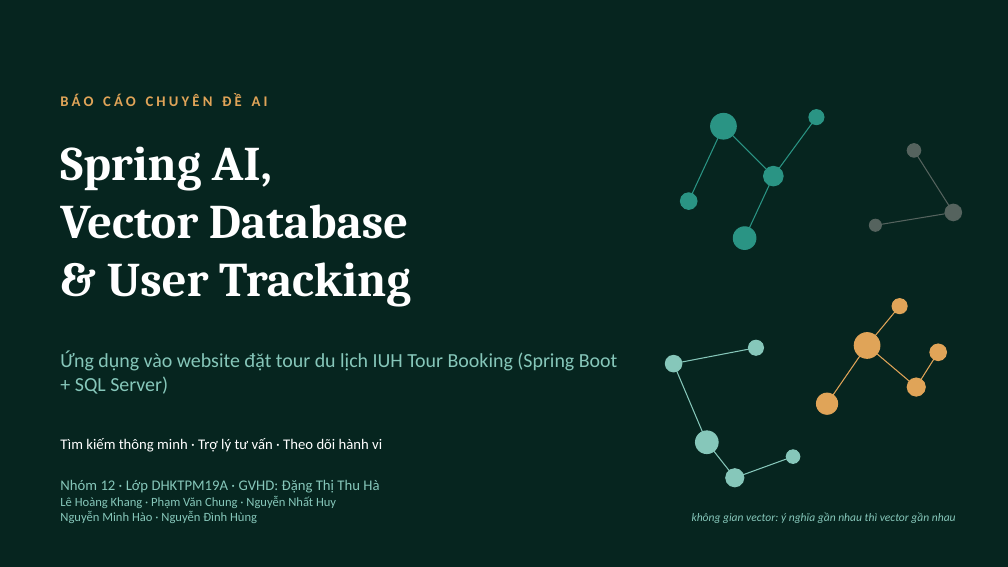
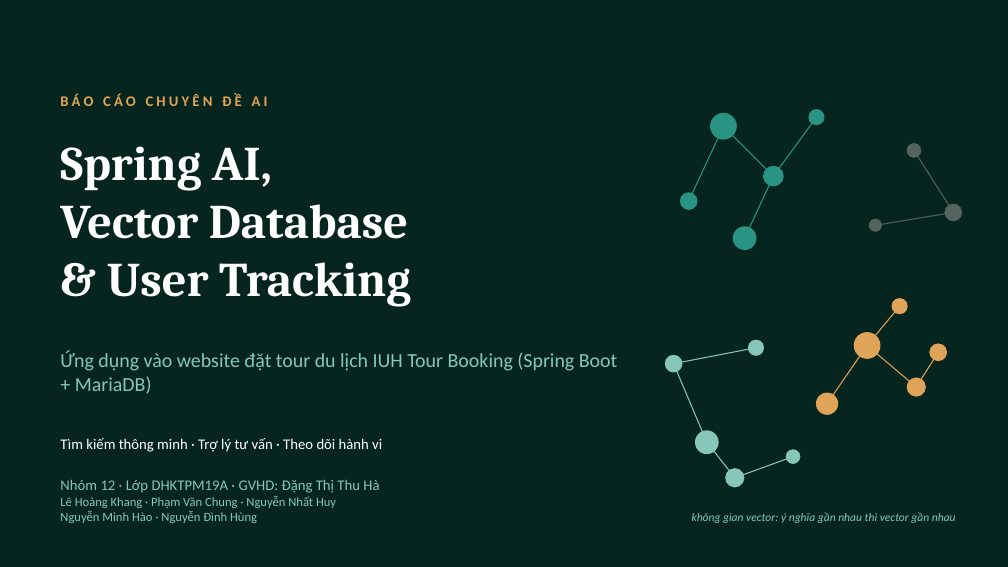
Before and after one commit to kanele05/project_www, a slide deck: slide 1 of docs/presentation/SpringAI_VectorDB_UserTracking.pptx. Drawn at 1008x567 pixels with LibreOffice and Linux fonts; fonts in the diff are those of the drawing. Boxes give left, top, right and bottom in pixels: in the first picture for what was removed or moved away, otherwise in the second. Text is boxed around its words. In the diff, an @@ line names an element or a change of style, - is before the commit and + after.

```diff
--- a/docs/presentation/SpringAI_VectorDB_UserTracking.pptx
+++ b/docs/presentation/SpringAI_VectorDB_UserTracking.pptx
@@ text at box(60, 351, 617, 394): text changed @@
-Ứng dụng vào website đặt tour du lịch IUH Tour Booking (Spring Boot + SQL Server)
+Ứng dụng vào website đặt tour du lịch IUH Tour Booking (Spring Boot + MariaDB)
```
Also in this commit, not shown: 4 other slides changed, 2 other files.
